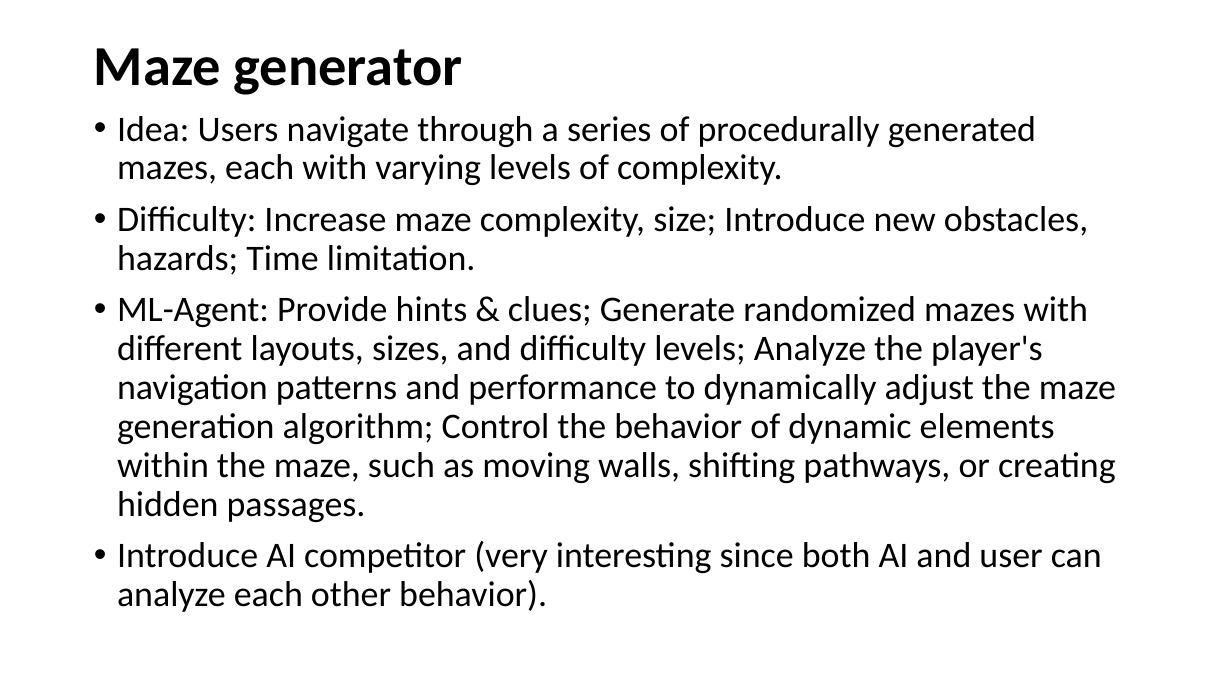
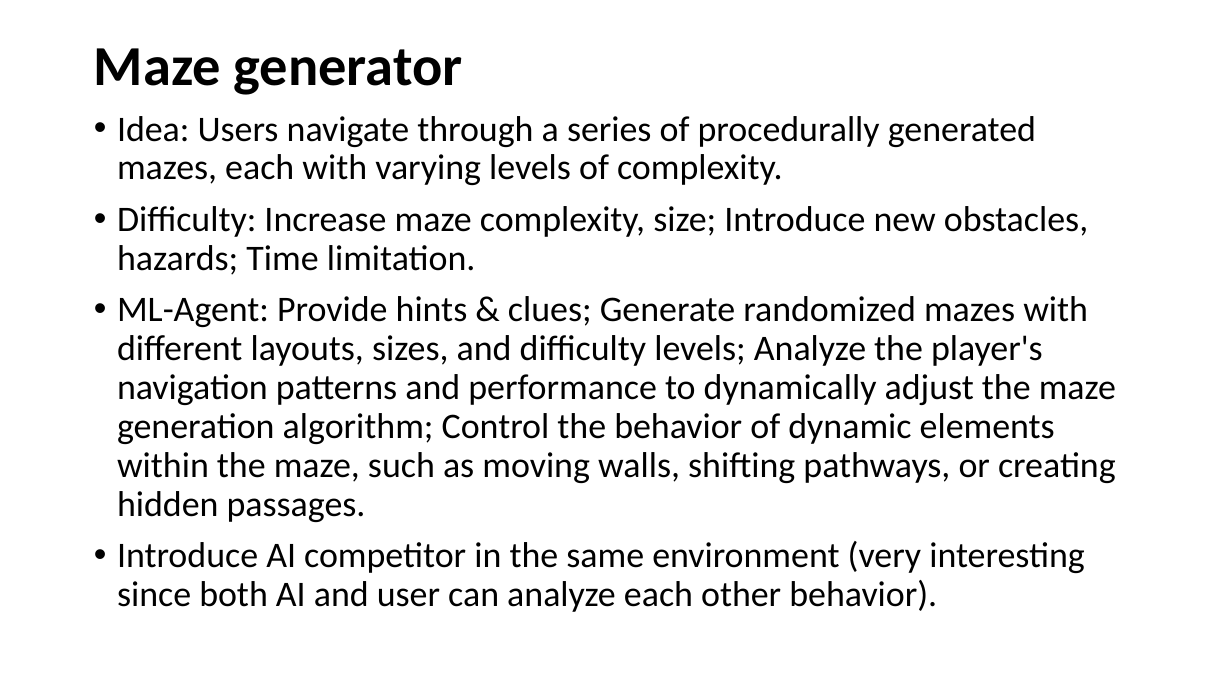
Before and after one commit to ztsv-av/xr_ml, a slide deck: slide 8 of vr_ideas.pptx (slide 3 before the commit). Drawn at 1232x693 pixels with LibreOffice and Linux fonts; fonts in the diff are those of the drawing. Boxes give left, top, right and bottom in pixels: in the first picture for what was removed or moved away, otherwise in the second. Text is boxed around its words. In the diff, an @@ line names an element or a change of style, - is before the commit and + after.

```diff
--- a/vr_ideas.pptx
+++ b/vr_ideas.pptx
@@ text at (117,541,1085,612): text changed @@
-• Introduce AI competitor (very interesting since both AI and user can analyze each other behavior).
+• Introduce AI competitor in the same environment (very interesting since both AI and user can analyze each other behavior).
```
Also in this commit, not shown: 9 other slides changed, 1 slide removed.
